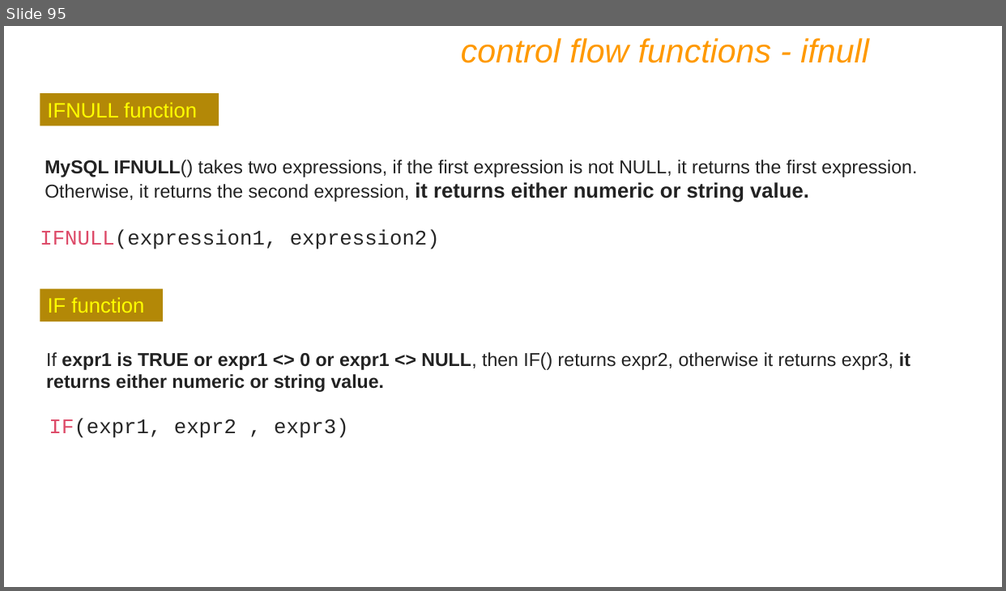
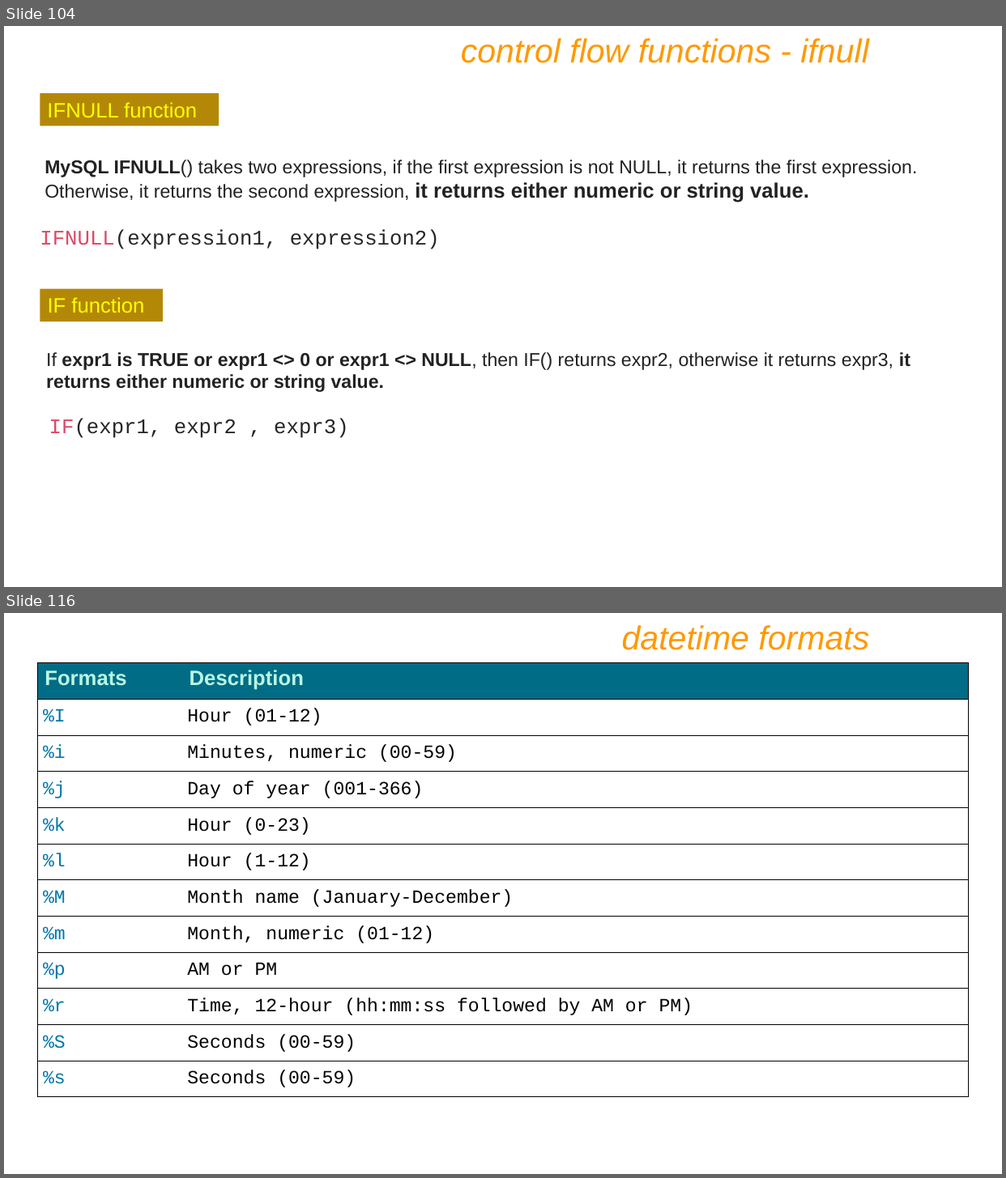
Before and after one commit to prashantbandgar/DBT_notes, a slide deck: IET MySQL PPT Ver9.pptx. Shown one above the other, each under a label of ours: slide 95 before the commit, slides 104 and 116 after it; the slides between them are not shown. The pictures are 1006x591 and 1006x1178 pixels, drawn with LibreOffice and Linux fonts; fonts in the diff are those of the drawing. Boxes give left, top, right and bottom in pixels: in the first picture for what was removed or moved away, otherwise in the second. Text is boxed around its words. In the diff, an @@ line names an element or a change of style, - is before the commit and + after.

```diff
--- a/IET MySQL PPT Ver9.pptx
+++ b/IET MySQL PPT Ver9.pptx
@@ slide 116 added at [4,613,1002,1174], background #FFFFFF @@
@@ text added at [622,625,869,650], 32 pt, text #FF9900, italic @@
+datetime formats
@@ table added at [37,663,968,1098], 12 rows, 2 columns @@
+Formats | Description
+%I | Hour (01-12)
+%i | Minutes, numeric (00-59)
+%j | Day of year (001-366)
+%k | Hour (0-23)
+%l | Hour (1-12)
+%M | Month name (January-December)
+%m | Month, numeric (01-12)
+%p | AM or PM
+%r | Time, 12-hour (hh:mm:ss followed by AM or PM)
+%S | Seconds (00-59)
+%s | Seconds (00-59)
@@ what was slide 95 is now slide 104 @@
```
Also in this commit, not shown: 4 slides changed, 83 other slides added.
